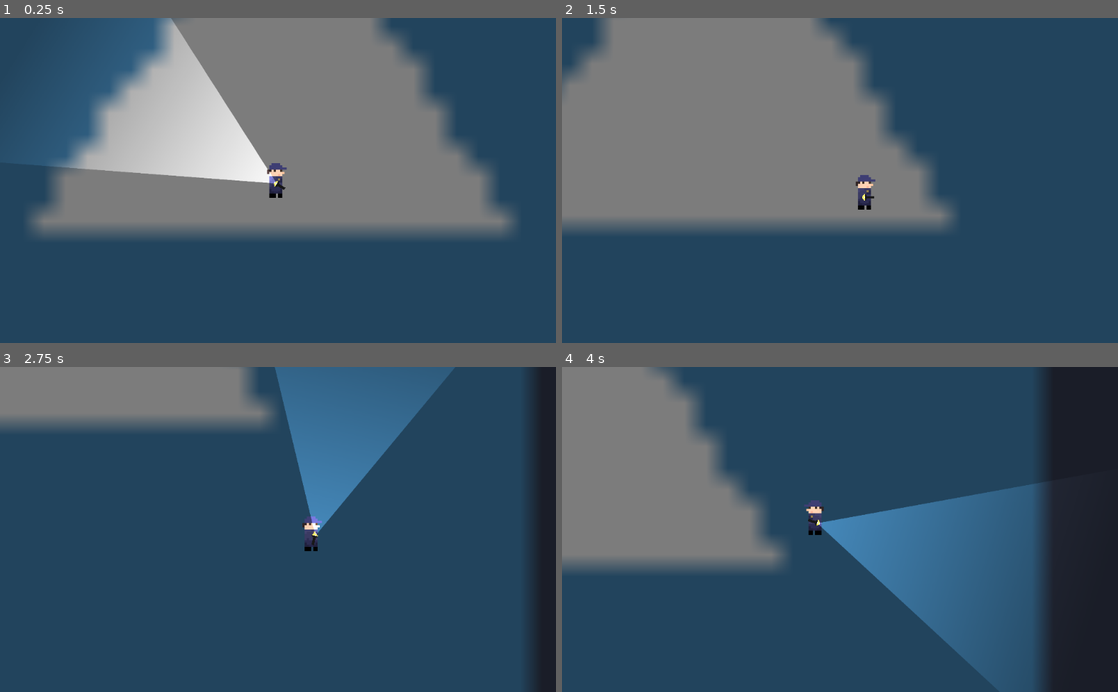
Above: before the commit, frames 1-4 (two rows, left to right).
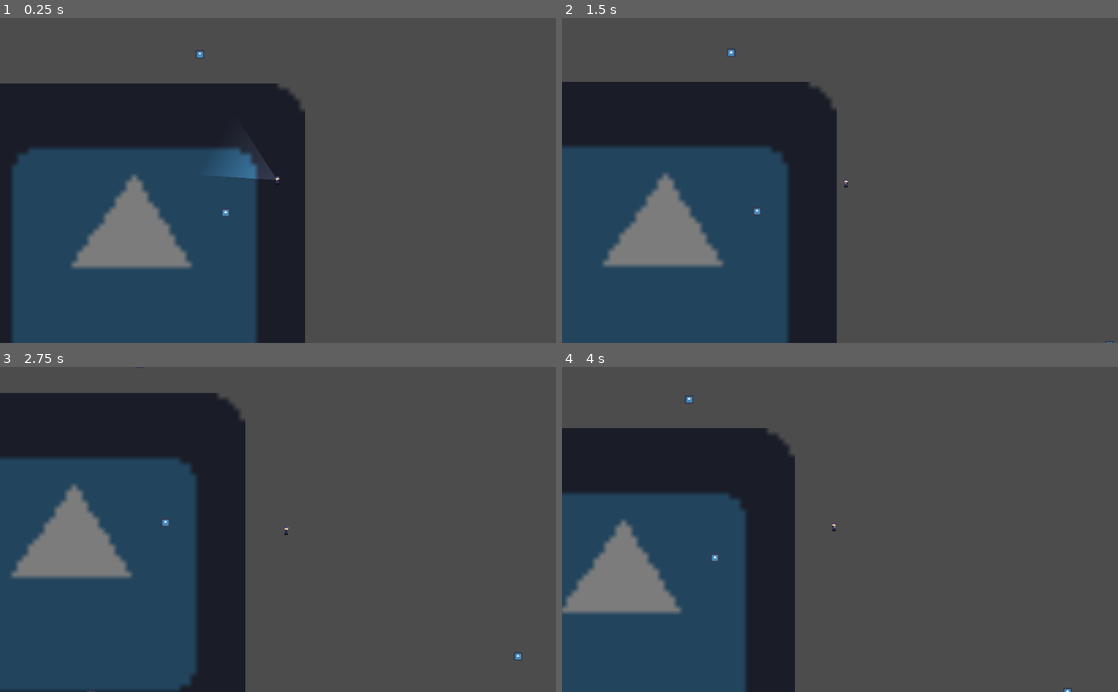
Above: after the commit, the same moments.

Repository: Patogonia/pb_gamejam_4
Game: Godot game, scene res://CenaTeste.tscn
Two runs of this game, one before a commit and one after it. Both use one fixed random seed, a clock stepped at 60 frames per second and the inputs below. The project has no main scene, so this scene is started directly. The engine's default icon, where the game draws it, is replaced by a stand-in: a white triangle on a blue panel in a dark square.
Inputs (mouse positions are in pixels of both pictures, inside the frame that each line leads up to):
- Up to frame 1 (0.25 s): no input
- Up to frame 2 (1.5 s): tap Enter at 0.5 s; move the mouse to (962, 164) at 0.52 s; hold D (andar_pra_direita) 0.53-1.28 s; tap F (ativar_desativar_lanterna) at 0.6, 1.35 s; move the mouse to (728, 196) at 1.27 s; hold S (andar_pra_baixo) from 1.28 s (still down)
- Up to frame 3 (2.75 s): move the mouse to (333, 458) at 2.02 s; release S (andar_pra_baixo) at 2.03 s; hold D (andar_pra_direita) from 2.03 s (still down); tap F (ativar_desativar_lanterna) at 2.1 s
- Up to frame 4 (4 s): move the mouse to (812, 594) at 2.77 s; release D (andar_pra_direita) at 2.78 s; hold W (andar_pra_cima) 2.78-3.53 s; tap F (ativar_desativar_lanterna) at 2.85, 3.6 s; move the mouse to (1006, 578) at 3.52 s; hold A (andar_pra_esquerda) from 3.53 s (still down)

The runs differ from the first frame. In frame 1, 85% of the frame differs, in the area x 0-100%, y 0-100%; in frame 2, 87%; in frame 3, 78%; in frame 4, 89%.

Commit message:
Adicionado inimigo, e os itens que ele precisa pegar

Diff:
--- a/CenaTeste.tscn
+++ b/CenaTeste.tscn
@@ -1,7 +1,10 @@
-[gd_scene load_steps=3 format=2]
+[gd_scene load_steps=6 format=2]
 
-[ext_resource path="res://Personagens/Personagem.tscn" type="PackedScene" id=1]
-[ext_resource path="res://icon.png" type="Texture" id=2]
+[ext_resource path="res://icon.png" type="Texture" id=1]
+[ext_resource path="res://Personagens/Inimigo.tscn" type="PackedScene" id=2]
+[ext_resource path="res://Personagens/Jogador.tscn" type="PackedScene" id=3]
+[ext_resource path="res://alvos_inimigo.gd" type="Script" id=4]
+[ext_resource path="res://Personagens/Alvo.tscn" type="PackedScene" id=5]
 
 [node name="CenaTeste" type="Node2D"]
 
@@ -9,6 +12,39 @@
 modulate = Color( 0.490196, 0.490196, 0.490196, 1 )
 position = Vector2( -2.62719, 3.8358 )
 scale = Vector2( 10, 10 )
-texture = ExtResource( 2 )
+texture = ExtResource( 1 )
 
-[node name="Personagem" parent="." instance=ExtResource( 1 )]
+[node name="Jogador" parent="." instance=ExtResource( 3 )]
+position = Vector2( 266.904, -136.726 )
+caminho_inimigo = NodePath("../Inimigo")
+
+[node name="Inimigo" parent="." instance=ExtResource( 2 )]
+position = Vector2( -519.678, 173.01 )
+caminho_jogador = NodePath("../Jogador")
+caminho_alvos_inimigo = NodePath("../AlvosInimigo")
+
+[node name="AlvosInimigo" type="Node" parent="."]
+script = ExtResource( 4 )
+caminho_jogador = NodePath("../Jogador")
+caminho_inimigo = NodePath("../Inimigo")
+
+[node name="Alvo" parent="AlvosInimigo" instance=ExtResource( 5 )]
+position = Vector2( -266.699, 143.838 )
+
+[node name="Alvo2" parent="AlvosInimigo" instance=ExtResource( 5 )]
+position = Vector2( 122.973, -369.856 )
+
+[node name="Alvo3" parent="AlvosInimigo" instance=ExtResource( 5 )]
+position = Vector2( 170.541, -77.3115 )
+
+[node name="Alvo4" parent="AlvosInimigo" instance=ExtResource( 5 )]
+position = Vector2( 819.848, 170.044 )
+
+[node name="Alvo5" parent="AlvosInimigo" instance=ExtResource( 5 )]
+position = Vector2( 1102.88, -360.343 )
+
+[node name="Alvo6" parent="AlvosInimigo" instance=ExtResource( 5 )]
+position = Vector2( -393.143, -265.206 )
+
+[node name="Alvo7" parent="AlvosInimigo" instance=ExtResource( 5 )]
+position = Vector2( 32.593, 241.396 )
--- /dev/null
+++ b/Personagens/Alvo.tscn
@@ -0,0 +1,27 @@
+[gd_scene load_steps=4 format=2]
+
+[ext_resource path="res://icon.png" type="Texture" id=1]
+
+[sub_resource type="GDScript" id=2]
+script/source = "extends Area2D
+
+func _on_Alvo_body_entered(_body):
+	queue_free()
+"
+
+[sub_resource type="RectangleShape2D" id=1]
+extents = Vector2( 8, 8 )
+
+[node name="Alvo" type="Area2D"]
+input_pickable = false
+collision_layer = 0
+collision_mask = 2
+script = SubResource( 2 )
+
+[node name="Sprite" type="Sprite" parent="."]
+scale = Vector2( 0.25, 0.25 )
+texture = ExtResource( 1 )
+
+[node name="CollisionShape2D" type="CollisionShape2D" parent="."]
+shape = SubResource( 1 )
+[connection signal="body_entered" from="." to="." method="_on_Alvo_body_entered"]
--- /dev/null
+++ b/Personagens/Inimigo.tscn
@@ -0,0 +1,18 @@
+[gd_scene load_steps=3 format=2]
+
+[ext_resource path="res://Personagens/Personagem.tscn" type="PackedScene" id=1]
+[ext_resource path="res://Personagens/inimigo.gd" type="Script" id=2]
+
+[node name="Inimigo" instance=ExtResource( 1 )]
+collision_layer = 2
+script = ExtResource( 2 )
+velocidade_maxima = 80.0
+aceleracao = 5.0
+dist_min_fugir = 200.0
+
+[node name="Sprite" parent="." index="0"]
+modulate = Color( 1, 0, 0, 1 )
+
+[node name="TimerAtualizarMelhorAlvo" type="Timer" parent="." index="2"]
+autostart = true
+[connection signal="timeout" from="TimerAtualizarMelhorAlvo" to="." method="_atualizar_alvo"]
--- /dev/null
+++ b/Personagens/Jogador.tscn
@@ -0,0 +1,27 @@
+[gd_scene load_steps=5 format=2]
+
+[ext_resource path="res://Personagens/Personagem.tscn" type="PackedScene" id=1]
+[ext_resource path="res://Personagens/jogador.gd" type="Script" id=2]
+[ext_resource path="res://Personagens/modelo_statico.png" type="Texture" id=3]
+[ext_resource path="res://Personagens/Lanterna/Lanterna.tscn" type="PackedScene" id=4]
+
+[node name="Jogador" instance=ExtResource( 1 )]
+collision_layer = 1
+script = ExtResource( 2 )
+velocidade_maxima = 100.0
+aceleracao = 5.0
+
+[node name="Sprite" parent="." index="0"]
+scale = Vector2( 1, 1 )
+texture = ExtResource( 3 )
+
+[node name="RaycastInimigo" type="RayCast2D" parent="." index="2"]
+enabled = true
+cast_to = Vector2( 0, 8 )
+collision_mask = 2
+
+[node name="Lanterna" parent="." index="3" instance=ExtResource( 4 )]
+
+[node name="Camera2D" type="Camera2D" parent="." index="4"]
+current = true
+smoothing_enabled = true
--- a/Personagens/Personagem.tscn
+++ b/Personagens/Personagem.tscn
@@ -1,27 +1,19 @@
-[gd_scene load_steps=5 format=2]
+[gd_scene load_steps=4 format=2]
 
 [ext_resource path="res://Personagens/personagem.gd" type="Script" id=1]
-[ext_resource path="res://Personagens/modelo_statico.png" type="Texture" id=2]
-[ext_resource path="res://Personagens/Lanterna/Lanterna.tscn" type="PackedScene" id=3]
+[ext_resource path="res://icon.png" type="Texture" id=2]
 
 [sub_resource type="RectangleShape2D" id=1]
 extents = Vector2( 8, 8 )
 
 [node name="Personagem" type="KinematicBody2D"]
+collision_layer = 0
+collision_mask = 4
 script = ExtResource( 1 )
-velocidade_maxima = 100.0
-aceleracao = 5.0
 
 [node name="Sprite" type="Sprite" parent="."]
+scale = Vector2( 0.25, 0.25 )
 texture = ExtResource( 2 )
 
 [node name="Colisao" type="CollisionShape2D" parent="."]
 shape = SubResource( 1 )
-
-[node name="Camera2D" type="Camera2D" parent="."]
-current = true
-zoom = Vector2( 0.25, 0.25 )
-smoothing_enabled = true
-
-[node name="Lanterna" parent="." instance=ExtResource( 3 )]
-position = Vector2( 0.596802, 2.13144 )
--- /dev/null
+++ b/Personagens/inimigo.gd
@@ -0,0 +1,44 @@
+extends "res://Personagens/personagem.gd"
+
+export(NodePath) var caminho_jogador
+export(NodePath) var caminho_alvos_inimigo
+export(float) var dist_min_fugir
+
+var _jogador: KinematicBody2D
+var _alvos_inimigo
+var _alvo_pos: Vector2
+
+
+func _ready() -> void:
+	_jogador = get_node(caminho_jogador)
+	_alvos_inimigo = get_node(caminho_alvos_inimigo)
+	yield(get_tree(), "idle_frame")
+	_atualizar_alvo()
+
+
+func _process(_delta: float) -> void:
+	if _jogador:
+		var pos_j: Vector2 = _jogador.position
+		var dist_i_j: float = position.distance_squared_to(pos_j)
+		var dist_a_j: float = _alvo_pos.distance_squared_to(pos_j)
+
+		if dist_i_j < dist_a_j and dist_i_j < pow(dist_min_fugir, 2):
+			fugir_do_jogador()
+		else:
+			ir_ate_alvo()
+	else:
+		ir_ate_alvo()
+
+
+func fugir_do_jogador() -> void:
+	_direcao = -position.direction_to(_jogador.position)
+
+
+func ir_ate_alvo() -> void:
+	_direcao = position.direction_to(_alvo_pos)
+
+
+func _atualizar_alvo() -> void:
+	var novo_alvo: Node2D = _alvos_inimigo.pegar_alvo()
+	if novo_alvo:
+		_alvo_pos = novo_alvo.position
--- /dev/null
+++ b/Personagens/jogador.gd
@@ -0,0 +1,23 @@
+extends "res://Personagens/personagem.gd"
+
+onready var raycast_inimigo: RayCast2D = $RaycastInimigo
+
+export(NodePath) var caminho_inimigo
+
+var _inimigo: Node2D
+
+func _ready() -> void:
+	_inimigo = get_node(caminho_inimigo)
+
+
+func _physics_process(_d: float) -> void:
+	# Pegar direcao
+	_direcao.x = int(Input.is_action_pressed("andar_pra_direita")) - int(Input.is_action_pressed("andar_pra_esquerda"))
+	_direcao.y = int(Input.is_action_pressed("andar_pra_baixo")) - int(Input.is_action_pressed("andar_pra_cima"))
+	_direcao = _direcao.normalized()
+
+	if is_instance_valid(_inimigo):
+		raycast_inimigo.cast_to = position.direction_to(_inimigo.position) * 8
+		var colisor = raycast_inimigo.get_collider()
+		if colisor:
+			colisor.queue_free()
--- a/Personagens/personagem.gd
+++ b/Personagens/personagem.gd
@@ -2,25 +2,21 @@
 
 export(float) var velocidade_maxima
 export(float) var aceleracao
+
+onready var _sprite: Sprite = $Sprite
 
 var _direcao: Vector2 = Vector2.ZERO
 var _velocidade: Vector2
 
 var lado = "direita"
 
-func _physics_process(delta: float):
-	# Pegar direcao
-	_direcao.x = int(Input.is_action_pressed("andar_pra_direita")) - int(Input.is_action_pressed("andar_pra_esquerda"))
-	_direcao.y = int(Input.is_action_pressed("andar_pra_baixo")) - int(Input.is_action_pressed("andar_pra_cima"))
-	_direcao = _direcao.normalized()
-
-	# Vira o personagem baseado na direcao q ele ta andando
-	_virar_personagem(_direcao.x)
-
+func _physics_process(delta: float) -> void:
 	# Aplicar velocidade
 	var vel_alvo: Vector2 = _direcao * velocidade_maxima
 	var vel_interp: Vector2 = _velocidade.linear_interpolate(vel_alvo, aceleracao * delta)
 	_velocidade = move_and_slide(vel_interp, Vector2.UP)
+
+	_virar_personagem(_direcao.x)
 
 
 func _virar_personagem(direcao: float):
--- /dev/null
+++ b/alvos_inimigo.gd
@@ -0,0 +1,68 @@
+extends Node
+
+export(NodePath) var caminho_jogador
+export(NodePath) var caminho_inimigo
+
+var _jogador: KinematicBody2D
+var _inimigo: KinematicBody2D
+
+func _ready() -> void:
+	_jogador = get_node(caminho_jogador)
+	_inimigo = get_node(caminho_inimigo)
+
+
+# Pega o melhor alvo para o inimigo
+# O melhor alvo sera aquele que e o mais proximo ao inimigo, e mais longe do jogador
+func pegar_alvo() -> Node2D:
+	var qnt_alvos: int = get_child_count()
+
+	# Retornar um erro se algum imbecil esqueceu de setar alvos
+	if qnt_alvos == 0:
+		printerr("Nao existe alvo")
+		return null
+
+	# Retornar direto o unico alvo que da pra pegar
+	if qnt_alvos == 1:
+		return get_child(0) as Node2D
+
+	# Pegar os alvos, e colocar eles em um dicionario associado a sua pontuacao de melhor alvo
+	# O melhor alvo eh 1/distancia_alvo_inimigo - distancia_alvo_jogador
+	# Ou seja, quanto mais do inimigo e mais longe do jogador, maior sua pontuacao
+	# Sera retornado o alvo que possui a maior pontuacao
+	var pontuacao_alvos: Dictionary = {}
+	var menor_d_a_j: float = 0
+	var alvo_menor_d_a_j: Node2D = null
+	var d_a_i_alvo_menor_d_a_j: float = 0
+
+	for alvo in get_children():
+		var pos_alvo: Vector2 = alvo.position
+		var d_a_j: float = _jogador.position.distance_squared_to(pos_alvo)
+		var d_a_i: float = _inimigo.position.distance_squared_to(pos_alvo)
+
+		pontuacao_alvos[alvo] = 100 / d_a_i - 100 / d_a_j
+#		print(alvo.name, " ", pontuacao_alvos[alvo])
+
+		if not alvo_menor_d_a_j or d_a_j < menor_d_a_j:
+			alvo_menor_d_a_j = alvo
+			menor_d_a_j = d_a_j
+			d_a_i_alvo_menor_d_a_j = d_a_i
+
+	# Remover o alvo mais proximo do jogador, se ele estiver proximo o suficiente
+	# e se a distancia entre este alvo e o inimigo eh maior que sua distancia com o jogador
+	if menor_d_a_j < 50*50 and d_a_i_alvo_menor_d_a_j > menor_d_a_j:
+		pontuacao_alvos.erase(alvo_menor_d_a_j)
+	if pontuacao_alvos.size() == 1:
+		return pontuacao_alvos.values()[0]
+
+	# Retornar o alvo com a maior pontuacao
+	var alvos: Array = pontuacao_alvos.keys()
+	var melhor_alvo: Node2D = alvos.pop_front()
+	for alvo in alvos:
+		if pontuacao_alvos[alvo] > pontuacao_alvos[melhor_alvo]:
+			melhor_alvo = alvo
+
+	return melhor_alvo
+
+
+func _ordenar_por_pontuacao(a: int, b: int):
+	return a > b
--- a/project.godot
+++ b/project.godot
@@ -46,6 +46,12 @@
  ]
 }
 
+[layer_names]
+
+2d_physics/layer_1="Jogador"
+2d_physics/layer_2="Inimigo"
+2d_physics/layer_3="Obstaculo"
+
 [rendering]
 
 environment/default_environment="res://default_env.tres"
